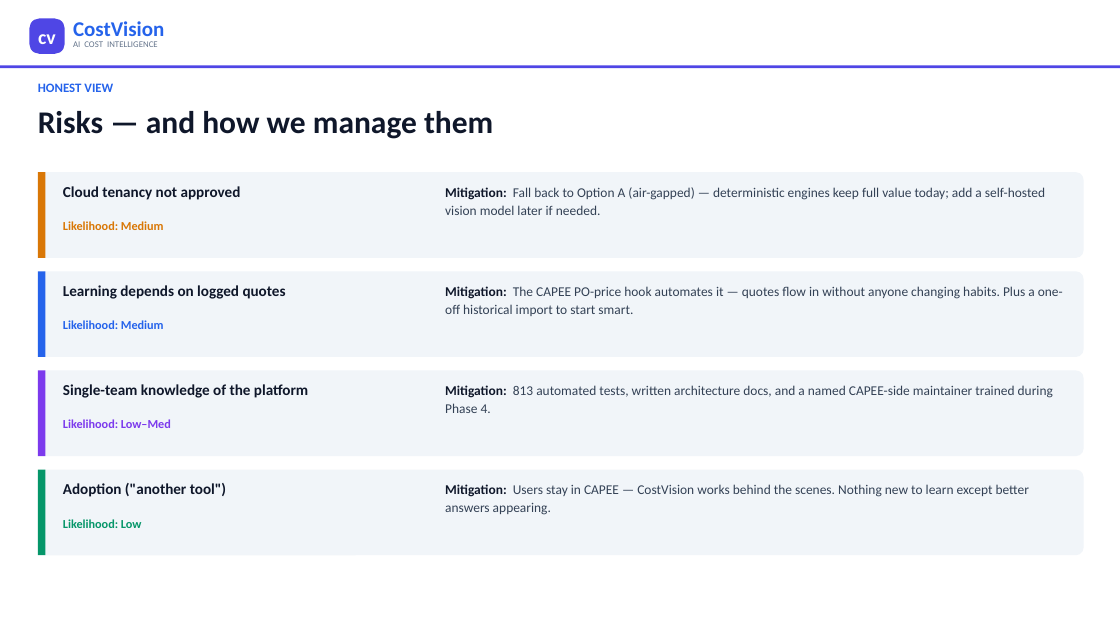
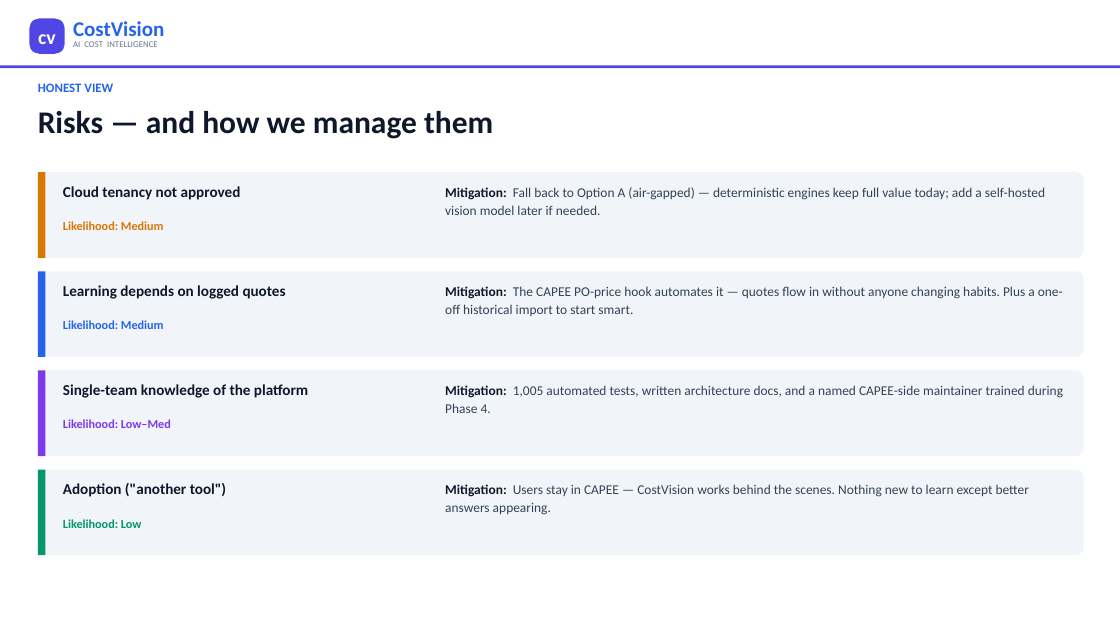
Before and after one commit to bhosaleavinash546/leamington-marathi, a slide deck: slide 15 of CostVision-Implementation-Blueprint.pptx. Drawn at 1120x630 pixels with LibreOffice and Linux fonts; fonts in the diff are those of the drawing. Boxes give left, top, right and bottom in pixels: in the first picture for what was removed or moved away, otherwise in the second. Text is boxed around its words. In the diff, an @@ line names an element or a change of style, - is before the commit and + after.

```diff
--- a/CostVision-Implementation-Blueprint.pptx
+++ b/CostVision-Implementation-Blueprint.pptx
@@ text at (445,385,1063,413): text changed @@
-Mitigation: 813 automated tests, written architecture docs, and a named CAPEE-side maintainer trained during Phase 4.
+Mitigation: 1,005 automated tests, written architecture docs, and a named CAPEE-side maintainer trained during Phase 4.
```
Also in this commit, not shown: 5 other slides changed, 1 other file.
